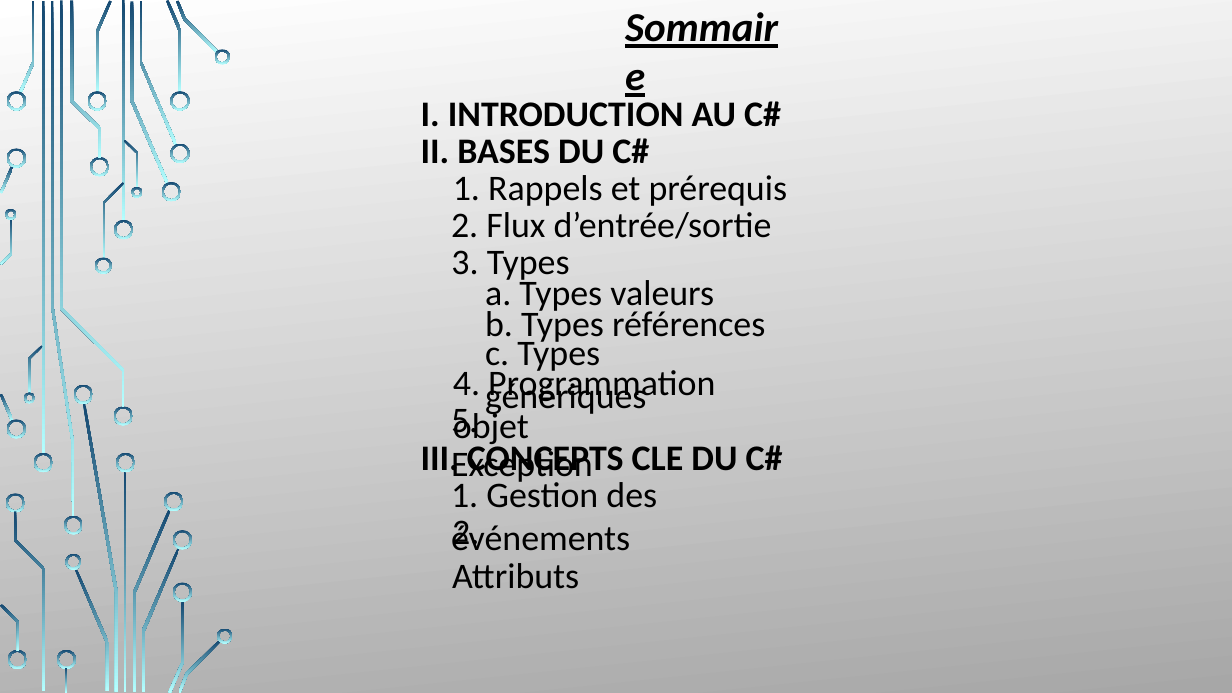
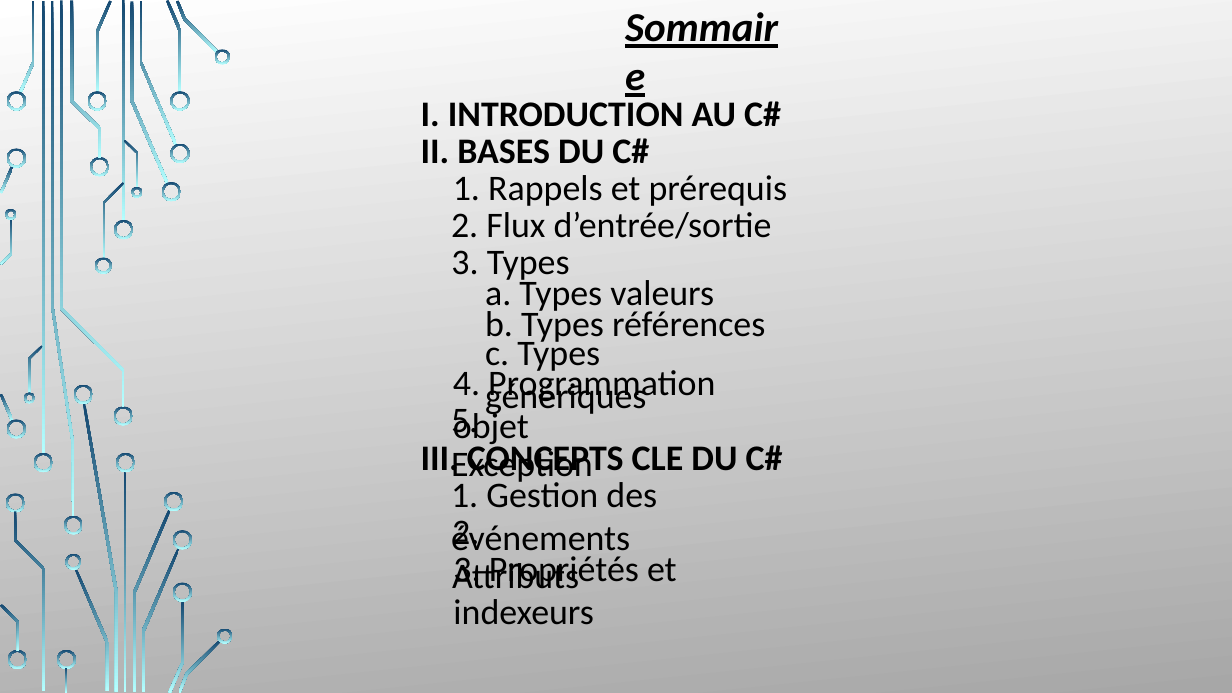
Before and after one commit to LouisMalbranque/Projet-C-S2, a slide deck: slide 2 of CoursCS2.pptx. Drawn at 1232x693 pixels with LibreOffice and Linux fonts; fonts in the diff are those of the drawing; background and template pictures are left out. Boxes give left, top, right and bottom in pixels: in the first picture for what was removed or moved away, otherwise in the second. Text is boxed around its words. In the diff, an @@ line names an element or a change of style, - is before the commit and + after.

Commit message:
Fin ppt

```diff
--- a/CoursCS2.pptx
+++ b/CoursCS2.pptx
@@ text added at bbox=[453, 556, 677, 625], 28 pt, text #000000 @@
+3. Propriétés et indexeurs
```
Also in this commit, not shown: 3 other slides changed, 2 slides added, 2 slides removed.
